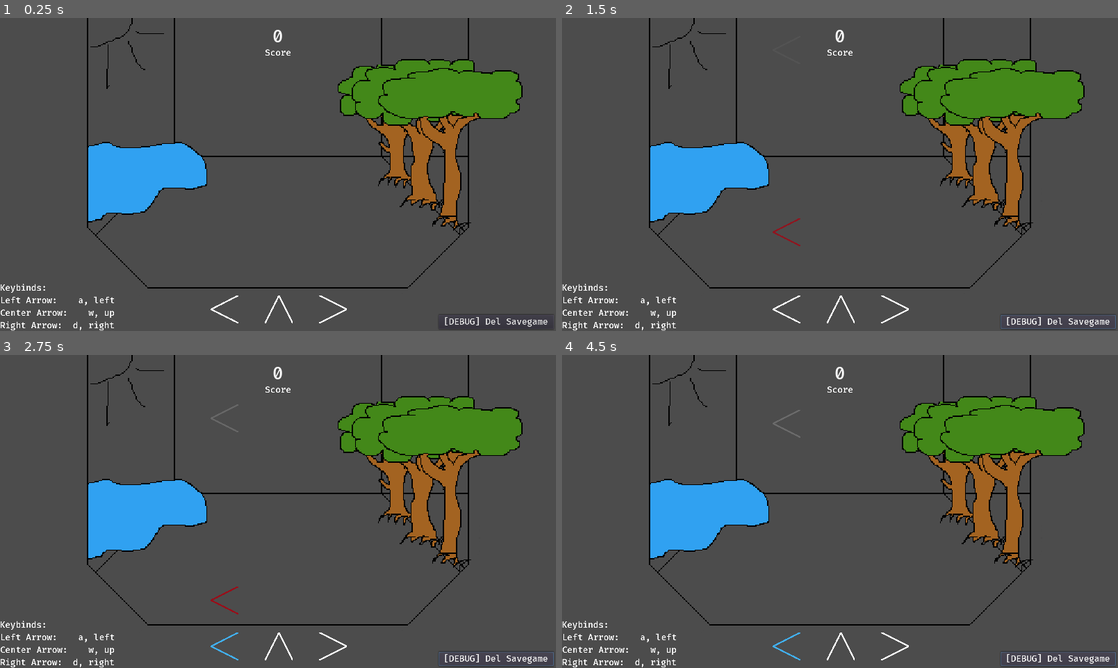
Above: before the commit, frames 1-4 (two rows, left to right).
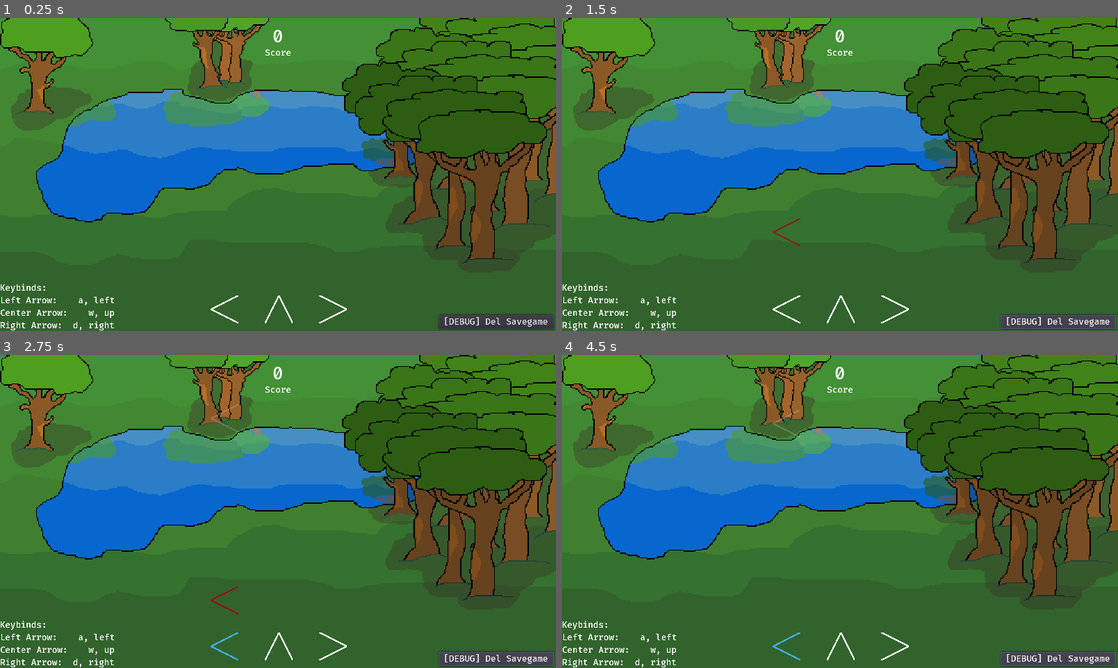
Above: after the commit, the same moments.

Repository: Sntx626/GameJam5
Game: Godot game, scene res://Scenes/MainScene.tscn
Same seed, same stepped clock (60 frames per second), same inputs: the game is played once before the commit and once after it.
Inputs:
- Up to frame 1 (0.25 s): no input
- Up to frame 2 (1.5 s): hold Right (A_right) 0.53-1.25 s; hold P (prestige) 0.53-1.25 s; click "[DEBUG] Del Savegame" at 1.25 s
- Up to frame 3 (2.75 s): hold Left (A_left) from 2.03 s (still down); tap O (supremacy) at 2.1 s
- Up to frame 4 (4.5 s): release Left (A_left) at 2.78 s; hold Right (A_right) 2.78-3.53 s; hold P (prestige) 2.78-3.53 s; hold Up (A_up) 3.53-4.28 s; tap O (supremacy) at 3.6 s; hold Left (A_left) from 4.28 s (still down); hold P (prestige) from 4.28 s (still down)

The runs differ from the first frame. In frame 1, 97% of the frame differs, in the area x 0-100%, y 0-100%; in frame 2, 97%; in frame 3, 97%; in frame 4, 97%.

Commit message:
rechanged background

Diff:
--- a/Scenes/MainScene.tscn
+++ b/Scenes/MainScene.tscn
@@ -3,7 +3,7 @@
 [ext_resource path="res://Scenes/MainScene.gd" type="Script" id=1]
 [ext_resource path="res://Scenes/RythmGame.tscn" type="PackedScene" id=2]
 [ext_resource path="res://Scenes/Clicker.tscn" type="PackedScene" id=3]
-[ext_resource path="res://Assets/stageExample.png" type="Texture" id=4]
+[ext_resource path="res://Assets/backgrounds/background1.png" type="Texture" id=4]
 [ext_resource path="res://Sounds/FailSound.wav" type="AudioStream" id=12]
 
 [node name="MainScene" type="Node2D"]
